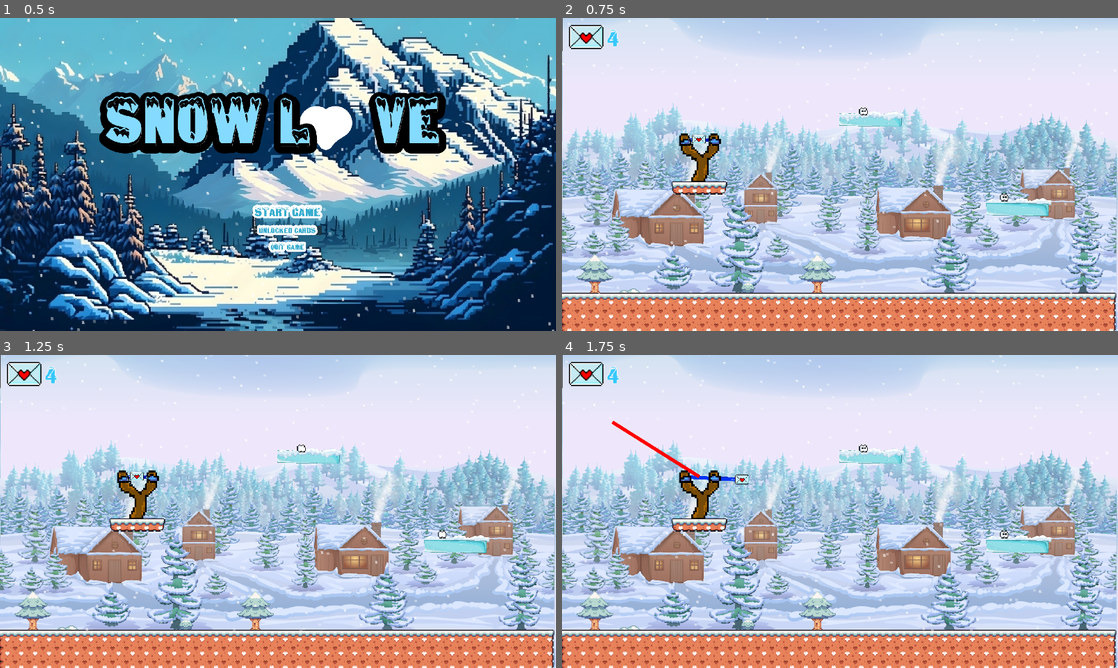
Above: before the commit, frames 1-4 (two rows, left to right).
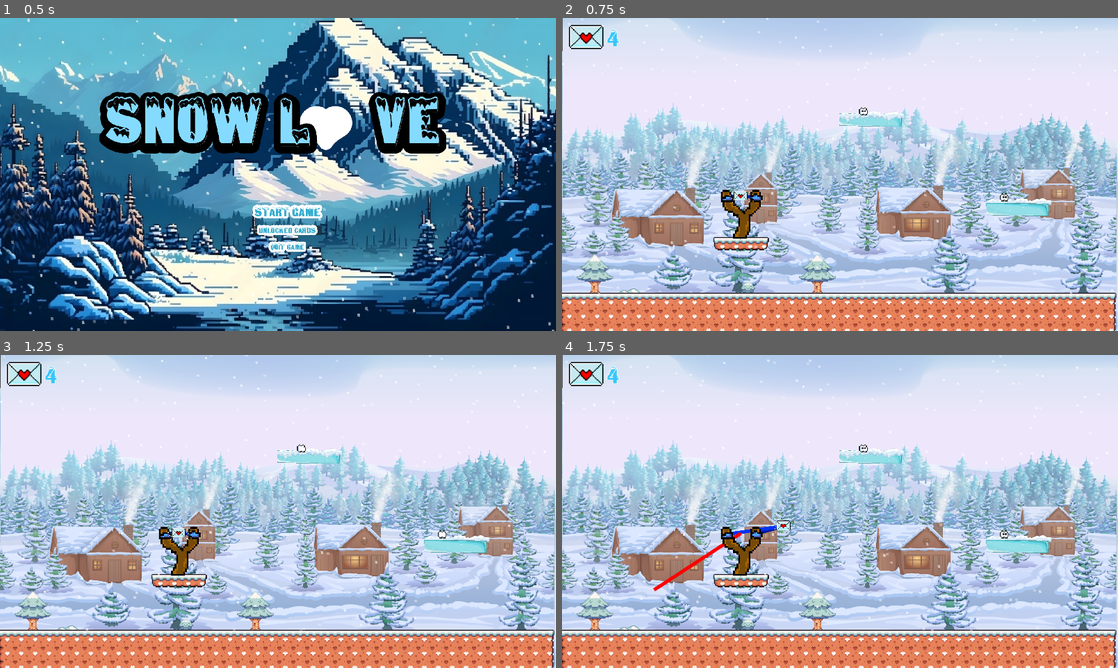
Above: after the commit, the same moments.

Repository: PedroVenanci0/Snow-Love
Game: Godot game, scene res://scenes/menu_principal.tscn
Same seed, same stepped clock (60 frames per second), same inputs: the game is played once before the commit and once after it.
Inputs (mouse positions are in pixels of both pictures, inside the frame that each line leads up to):
- Up to frame 1 (0.5 s): no input
- Up to frame 2 (0.75 s): click "Start Game" at 0.5 s
- Up to frame 3 (1.25 s): no input
- Up to frame 4 (1.75 s): move the mouse to (962, 495) at 1.27 s; press the mouse at (962, 495) at 1.28 s

Frame 1 is identical in both runs. In frame 2, 2.0% of the frame differs, in the area x 19-38%, y 36-75%; in frame 3, 2.0%; in frame 4, 2.6%, in the area x 8-42%, y 20-76%.

Commit message:
feat: I modified the game world, and I've fixed the existing bug

Diff:
--- a/scenes/Slingshot.tscn
+++ b/scenes/Slingshot.tscn
@@ -5,7 +5,6 @@
 [ext_resource type="Texture2D" uid="uid://cyk3uj7wsmoe" path="res://assets/carta e estilingue/EstilingueParte2.png" id="3_dvl6v"]
 
 [node name="Slingshot" type="Node2D"]
-position = Vector2(600, 265)
 script = ExtResource("1_l5v33")
 
 [node name="SlingshotPart1" type="Node2D" parent="."]
--- a/scenes/player.tscn
+++ b/scenes/player.tscn
@@ -194,10 +194,10 @@
 size = Vector2(4.19214, 4.49472)
 
 [sub_resource type="RectangleShape2D" id="RectangleShape2D_hfx34"]
-size = Vector2(8, 8)
+size = Vector2(12, 10)
 
 [node name="Player" type="CharacterBody2D"]
-collision_mask = 3
+collision_mask = 0
 script = ExtResource("1_mr4ox")
 
 [node name="AnimatedSprite2D" type="AnimatedSprite2D" parent="."]
@@ -217,7 +217,7 @@
 collision_mask = 2
 
 [node name="CollisionShape2D" type="CollisionShape2D" parent="Area2D"]
-position = Vector2(0, -5)
+position = Vector2(0, -6)
 shape = SubResource("RectangleShape2D_hfx34")
 
 [node name="Coração1" type="Sprite2D" parent="."]
--- a/scenes/world_01.tscn
+++ b/scenes/world_01.tscn
@@ -417,7 +417,7 @@
 tile_set = SubResource("TileSet_46tct")
 format = 2
 layer_0/name = "Ground"
-layer_0/tile_data = PackedInt32Array(2621440, 262152, 5, 262 …(3937 unchanged characters)… 2687012, 262152, 6, 2687013, 262152, 6, 1900551, 589832, 3, 1900552, 655368, 3, 1900553, 786440, 3, 1900554, 851976, 3)
+layer_0/tile_data = PackedInt32Array(2621440, 262152, 5, 262 …(3937 unchanged characters)… 2687012, 262152, 6, 2687013, 262152, 6, 2162698, 589832, 3, 2162699, 655368, 3, 2162700, 786440, 3, 2162701, 851976, 3)
 layer_1/name = "Trees"
 layer_1/tile_data = PackedInt32Array(2293777, 65545, 1, 2293761, 65545, 1, 2359308, 65545, 5, 2359299, 196617, 5, 2359300, 262153, 5)
 layer_2/name = "Obstacules"
@@ -504,10 +504,11 @@
 [node name="HUD_cards" parent="." instance=ExtResource("12_2a8e3")]
 
 [node name="Slingshot" parent="." node_paths=PackedStringArray("projectile") instance=ExtResource("13_h71wn")]
-position = Vector2(144, 90)
+position = Vector2(192, 155)
 projectile = NodePath("../LaunchableCardUpdate")
 
 [node name="LaunchableCardUpdate" parent="." instance=ExtResource("13_b683t")]
+position = Vector2(194, 155)
 
 [node name="ContruçãoGelo02" type="StaticBody2D" parent="."]
 position = Vector2(513, 167)
--- a/script/Global.gd
+++ b/script/Global.gd
@@ -7,6 +7,7 @@
 var holding : bool
 var numberCards = 0
 var playerLoving = 0
+var playerInTheScene : int
 var launched : bool
 
 func _ready():
@@ -15,7 +16,7 @@
 
 
 func _process(delta):
-	if playerLoving == 2:
+	if playerLoving == playerInTheScene and playerInTheScene > 0 :
 		#await get_tree().create_timer(1.5).timeout
 		get_tree().change_scene_to_file("res://scenes/vitoria.tscn")
 
--- a/script/Slingshot.gd
+++ b/script/Slingshot.gd
@@ -76,7 +76,7 @@
 	var _dragEnd = get_local_mouse_position();
 	_dragEnd.x = clamp(get_local_mouse_position().x, 0 - _size, 0 + _size);
 	_dragEnd.y = clamp(get_local_mouse_position().y, 0 - _size, 0 + _size);
-	var _dir = Vector2(0, -9) - _dragEnd;
+	var _dir = Vector2(0, -10) - _dragEnd;
 	#print("Dir: %s - %s " % [position, _dragEnd])
 	return _dir;
 
--- a/script/player.gd
+++ b/script/player.gd
@@ -2,9 +2,10 @@
 
 const SPEED = 300
 const JUMP_VELOCITY = -400.0
-var collinding : bool = false
+var colliding : bool = false
 var hitted : bool = true
-var Die : bool = false
+var die : bool = false
+var born : bool = true
 @onready var animated_sprite_2d = $AnimatedSprite2D
 @onready var coração = $"Coração1"
 
@@ -14,17 +15,17 @@
 var gravity = 980
 
 func _process(delta):
-	print(collinding)
-	if Global.cartasDesbloqueadas == 3:
-		get_tree().change_scene_to_file("res://scenes/vitoria.tscn")
-	stateAnimation()
+	if born:
+		Global.playerInTheScene += 1
+		born = false
+	state_animation()
 	if Global.numberCards == 0:
-		Die = true
+		die = true
 
-func stateAnimation():
+func state_animation():
 	var _state = "Idle"
 	coração.visible = false
-	if Die:
+	if die:
 		await get_tree().create_timer(3.2).timeout
 		_state = "sad"
 		animated_sprite_2d.play("sad")
@@ -32,12 +33,11 @@
 		await animated_sprite_2d.animation_finished
 		animated_sprite_2d.stop()
 	else:
-		if collinding:
+		if colliding:
 			_state = "Happy"
 			animated_sprite_2d.play(_state)
 			coração.visible = true
 			await get_tree().create_timer(1).timeout
-			coração.visible = false
 		else:
 			_state = "Idle"
 			animated_sprite_2d.play(_state)
@@ -45,4 +45,4 @@
 func _on_area_2d_body_entered(body):
 	$Area2D/CollisionShape2D.set_deferred("disabled", true)
 	Global.playerLoving += 1
-	collinding = true
+	colliding = true
--- a/script/world_01.gd
+++ b/script/world_01.gd
@@ -3,12 +3,6 @@
 @onready var player = $Player
 @onready var player_2 = $Player2
 
-
-# Called when the node enters the scene tree for the first time.
 func _ready():
+	Global.playerInTheScene = 0
 	Global.numberCards = 4
-
-
-# Called every frame. 'delta' is the elapsed time since the previous frame.
-func _process(delta):
-	pass
